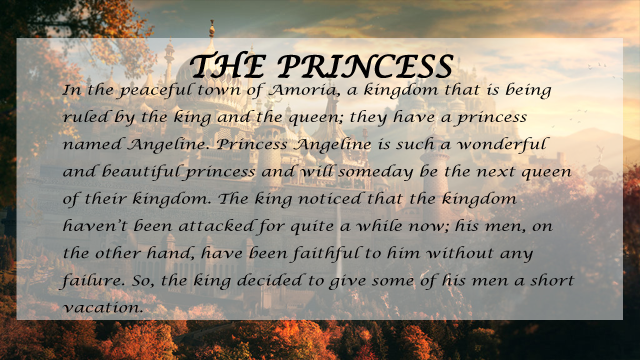
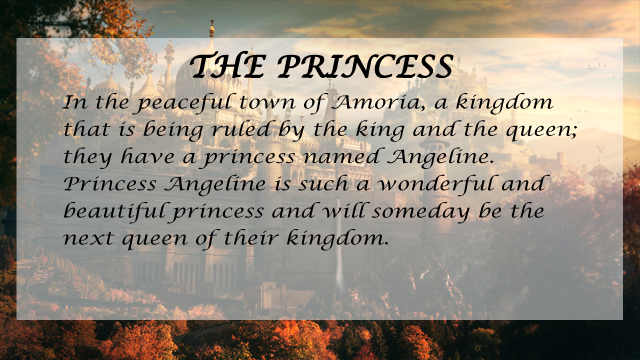
Revision of a layered 640x360 image; what changed, layer by layer:
painted on "In the peaceful town of Amoria, a kingdom that is being ruled b" over (x1=58, y1=82, x2=578, y2=313)
